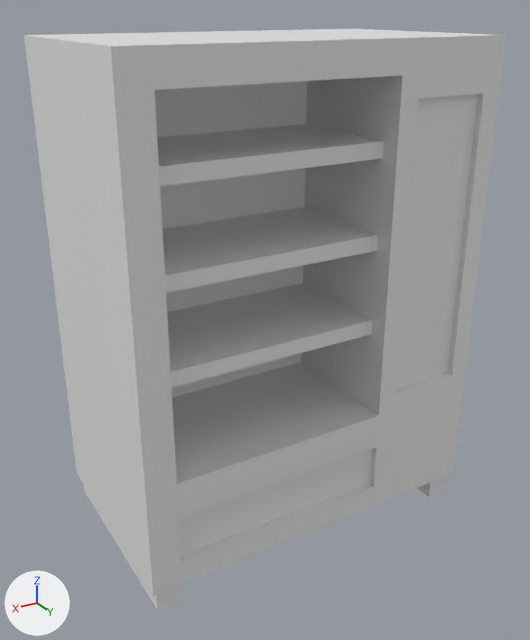
Renders of the glTF model entities/vending_machine/art/vending_machine_01_sm.glb from each side of a commit.
One viewpoint serves both versions: a camera (50 mm lens) standing at (1.47, 2.46, 2.1) and looking at (0.02, 0.04, 0.89). Lighting does not change. The marker at lower left points along +X, +Y and +Z. The older version comes first.
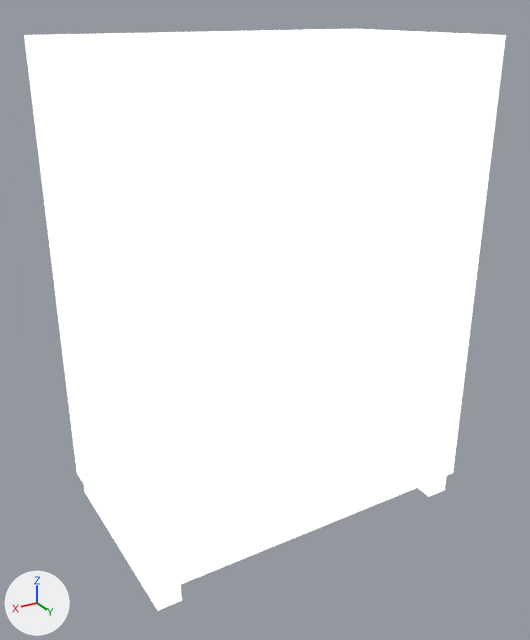
Where the change shows, as pixel boxes (x1, y1, x2, y2) in the pictures (530 x 640 px):
'Cube', surface changed (lighter)
    both: (24, 29, 506, 596)
'Cube.003', surface changed (lighter)
    both: (157, 124, 383, 388)
'Cube.001', surface changed
    both: (84, 476, 446, 611)

What changed in the scene script:
```text
Change mat_vending_machine_mat_001:
    add mat_vending_machine_mat_001.emission_strength = 1.0
    mat_vending_machine_mat_001.metallic: 0.0 -> 1.0
```
